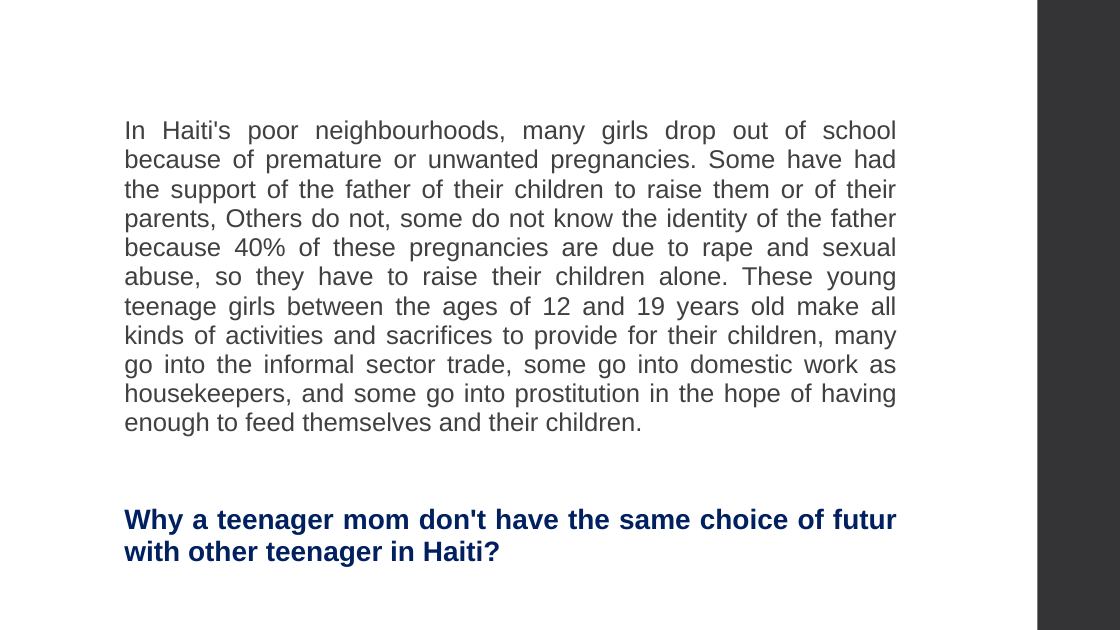
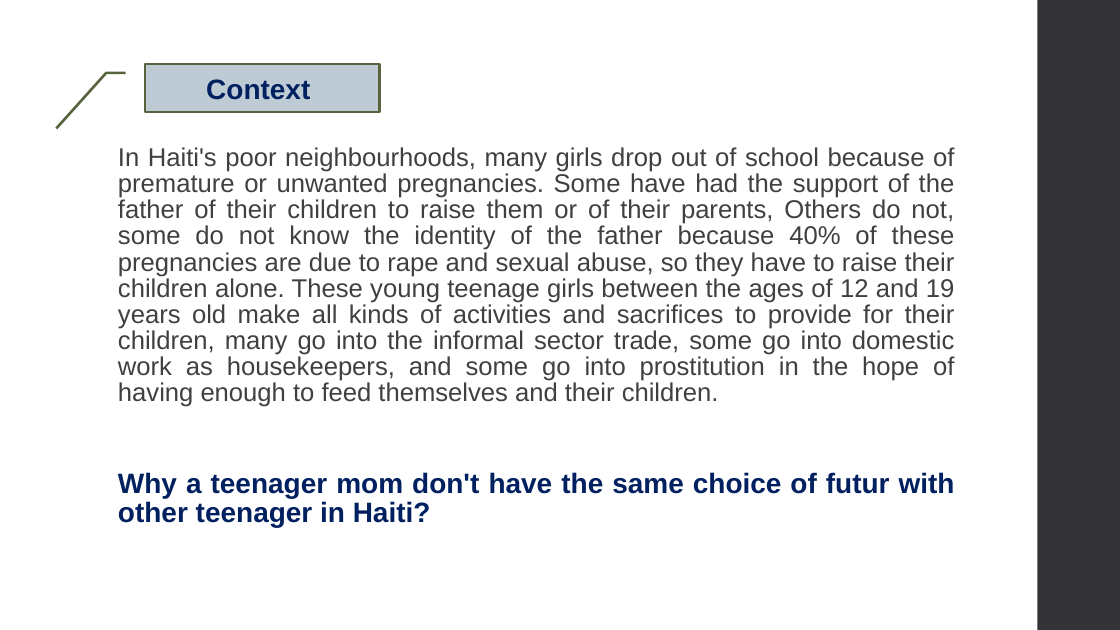
Before and after one commit to Maickery/Child_of_change, a slide deck: slide 2 of Result/Presentation.pptx. Drawn at 1120x630 pixels with LibreOffice and Linux fonts; fonts in the diff are those of the drawing. Boxes give left, top, right and bottom in pixels: in the first picture for what was removed or moved away, otherwise in the second. Text is boxed around its words. In the diff, an @@ line names an element or a change of style, - is before the commit and + after.

```diff
--- a/Result/Presentation.pptx
+++ b/Result/Presentation.pptx
@@ border callout added at [145, 64, 380, 112], fill #BECBD5, outline #56633D 2.25 pt, 24 pt, text #002060, bold @@
+  Context
@@ text "In Haiti's poor neighbourhoods, many ...": place and size @@
-text "In Haiti's poor neighbourhoods, many ..." at [124, 120, 897, 566]
+text "In Haiti's poor neighbourhoods, many ..." at [118, 147, 955, 527]
@@ text "In Haiti's poor neighbourhoods, many ..." at [118, 147, 955, 527]: line spacing 0.95 to 0.85 @@
```
Also in this commit, not shown: 9 other slides changed, 2 slides added, 4 slides removed.
